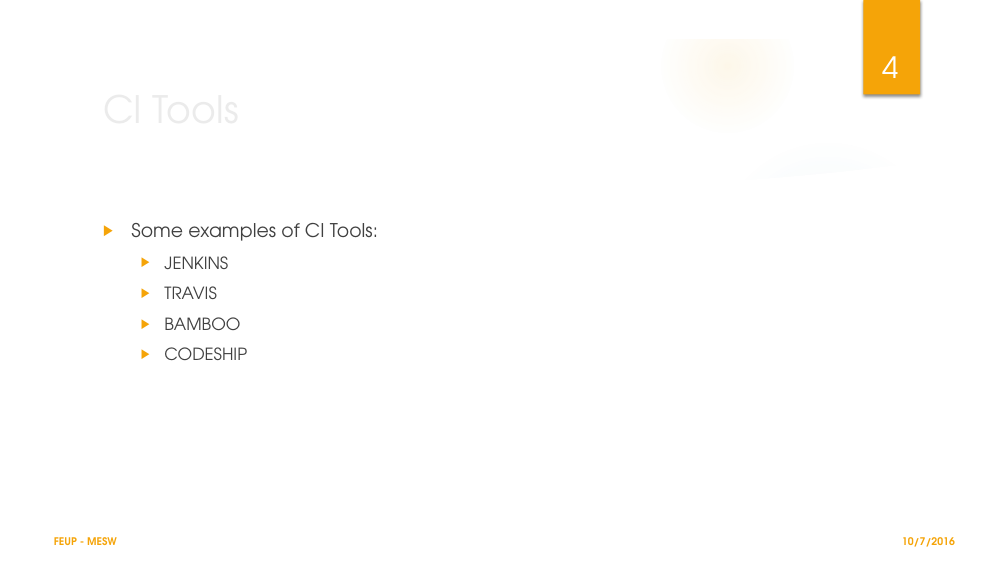
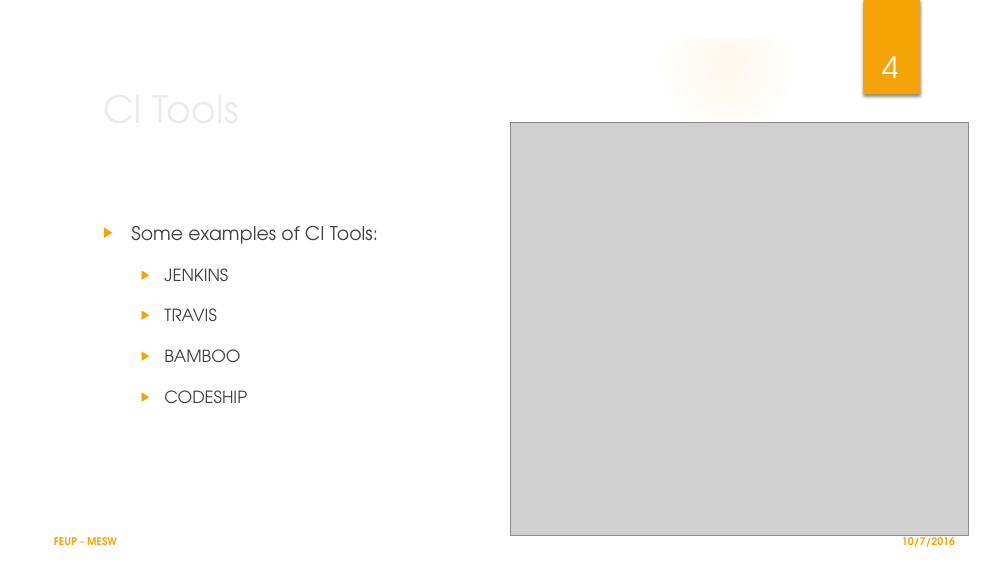
Before and after one commit to LESTeamC/CONTINUOUS_INTEGRATION, a slide deck: slide 4 of CI_TEAMC.pptx. Drawn at 1008x567 pixels with LibreOffice and Linux fonts; fonts in the diff are those of the drawing; grey boxes stand for pictures; background and template pictures are left out. Boxes give left, top, right and bottom in pixels: in the first picture for what was removed or moved away, otherwise in the second. Text is boxed around its words. In the diff, an @@ line names an element or a change of style, - is before the commit and + after.

Commit message:
Add files via upload
jenkins, bamboo and travis ready
missing: codeship and table for bamboo and travis

```diff
--- a/CI_TEAMC.pptx
+++ b/CI_TEAMC.pptx
@@ picture added at (510,123,969,535) @@
@@ ellipse removed at (712,138,944,371) @@
@@ text "Some examples of CI Tools:" at (131,226,378,403): line spacing 1 to 1.5 @@
```
Also in this commit, not shown: 6 other slides changed, 4 slides added, 1 slide removed.
